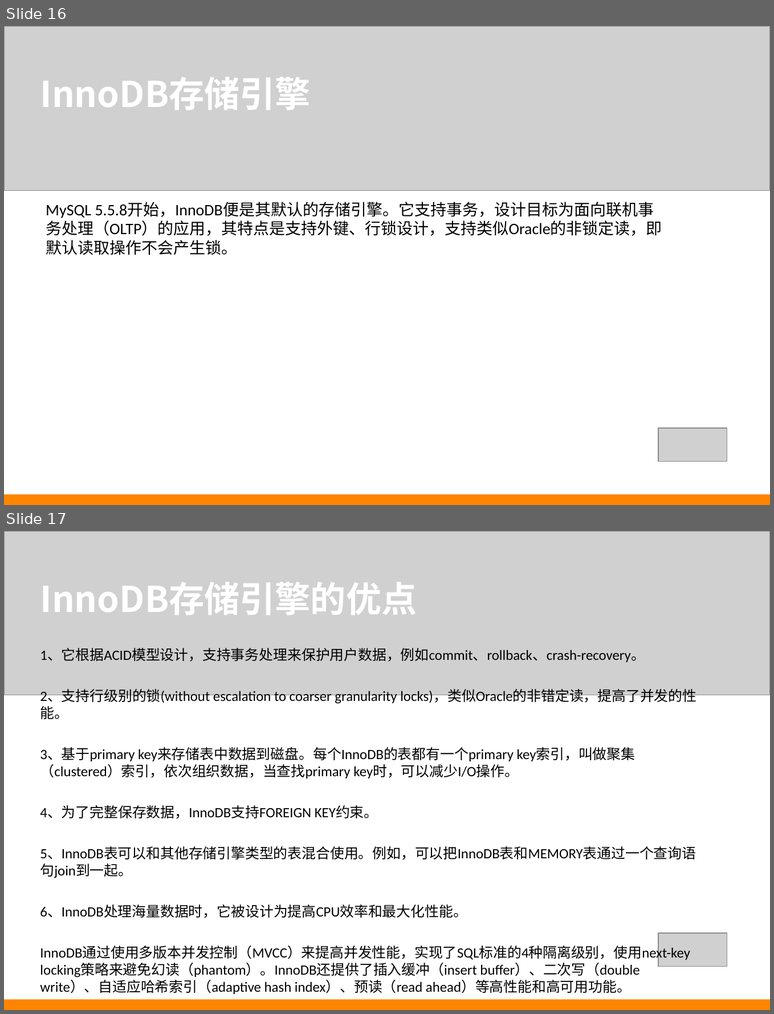
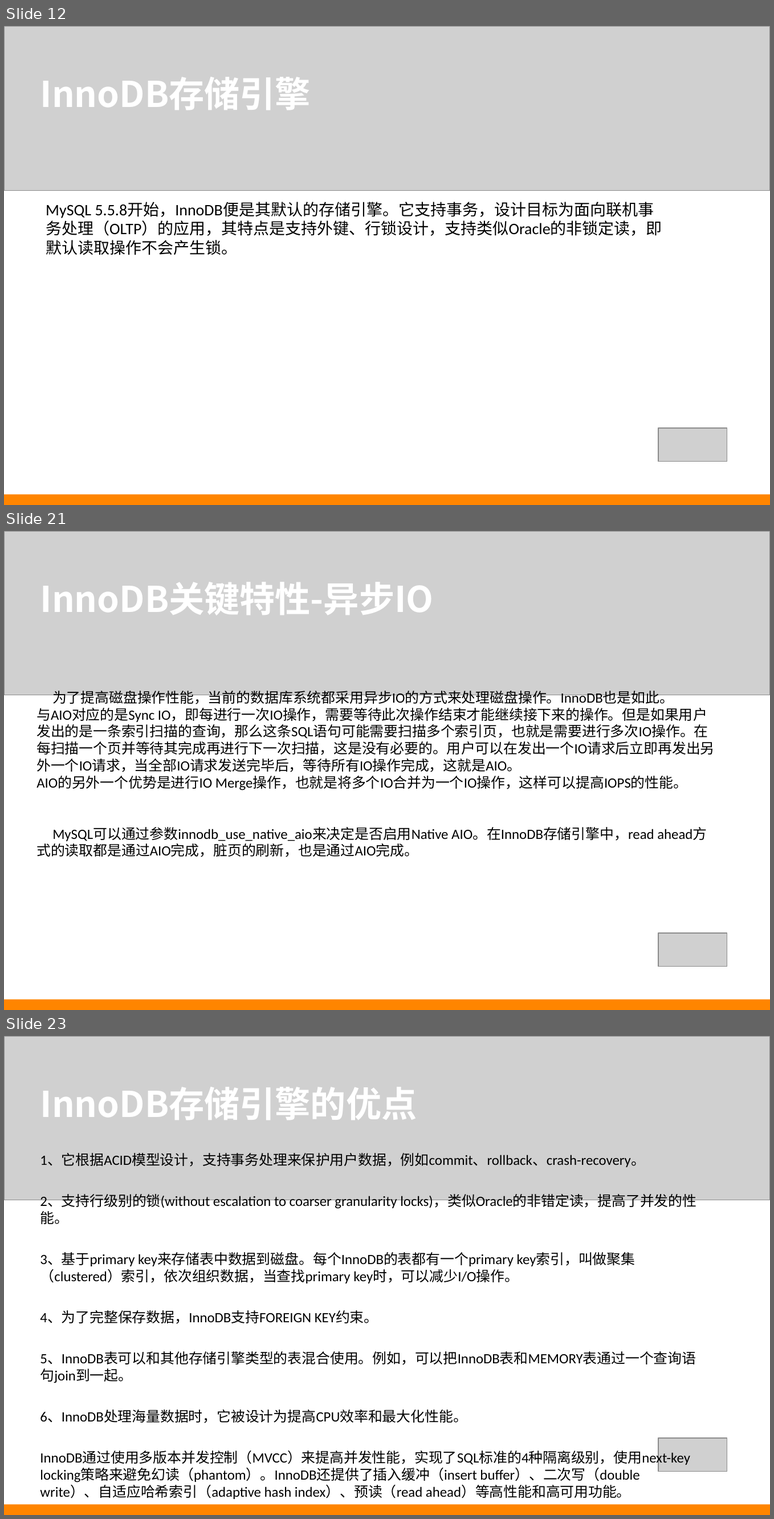
Before and after one commit to iez1784/mysql, a slide deck: ppt/Mysql_InnoDB.ppt. Shown one above the other, each under a label of ours: slides 16 and 17 before the commit, slides 12, 21 and 23 after it; the slides between them are not shown. The pictures are 774x1014 and 774x1519 pixels, drawn with LibreOffice and Linux fonts; fonts in the diff are those of the drawing; grey boxes stand for pictures. Boxes give left, top, right and bottom in pixels: in the first picture for what was removed or moved away, otherwise in the second. Text is boxed around its words. In the diff, an @@ line names an element or a change of style, - is before the commit and + after.

```diff
--- a/ppt/Mysql_InnoDB.ppt
+++ b/ppt/Mysql_InnoDB.ppt
@@ slide 21 added at box(4, 531, 770, 1010), background #FFFFFF @@
@@ picture added at box(4, 531, 770, 695) @@
@@ text added at box(40, 582, 433, 615), 40 pt, text #FFFFFF, bold @@
+InnoDB关键特性-异步IO
@@ text added at box(36, 691, 715, 857), 16 pt, text #000000 @@
+为了提高磁盘操作性能，当前的数据库系统都采用异步IO的方式来处理磁盘操作。InnoDB也是如此。
+与AIO对应的是Sync IO，即每进行一次IO操作，需要等待此次操作结束才能继续接下来的操作。但是如果用户发出的是一条索引扫描的查询，那么这条SQL语句可能需要扫描多个索引页，也就是需要进行多次IO操作。在每扫描一个页并等待其完成再进行下一次扫描，这是没有必要的。用户可以在发出一个IO请求后立即再发出另外一个IO请求，当全部IO请求发送完毕后，等待所有IO操作完成，这就是AIO。
+AIO的另外一个优势是进行IO Merge操作，也就是将多个IO合并为一个IO操作，这样可以提高IOPS的性能。
+MySQL可以通过参数innodb_use_native_aio来决定是否启用Native AIO。在InnoDB存储引擎中，read ahead方式的读取都是通过AIO完成，脏页的刷新，也是通过AIO完成。
@@ picture added at box(658, 933, 727, 967) @@
@@ rectangle added at box(4, 999, 770, 1010), fill #FF8500 @@
@@ what was slide 16 is now slide 12 @@
@@ what was slide 17 is now slide 23 @@
```
Also in this commit, not shown: 1 slide changed, 10 other slides added, 5 slides removed.
